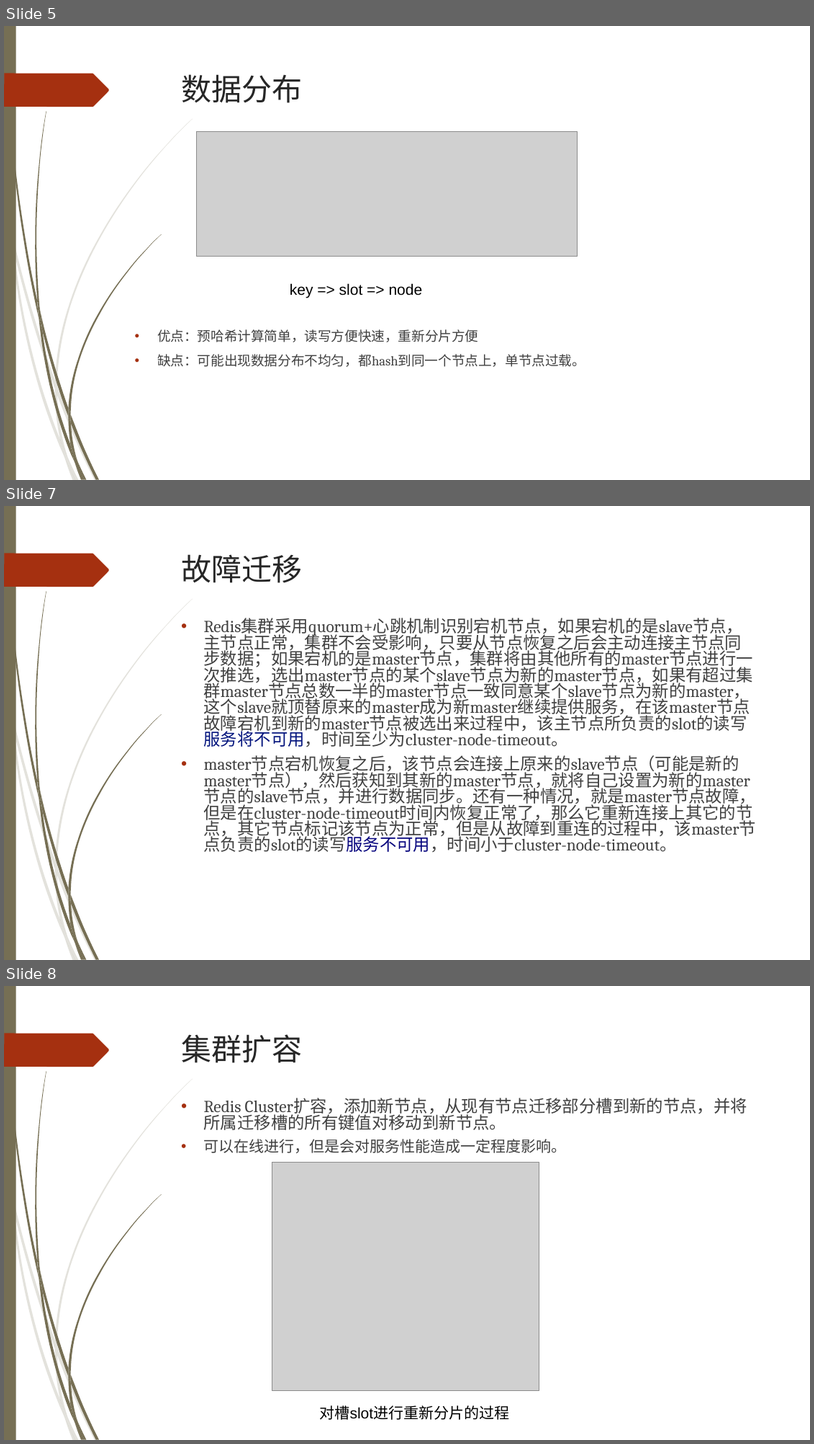
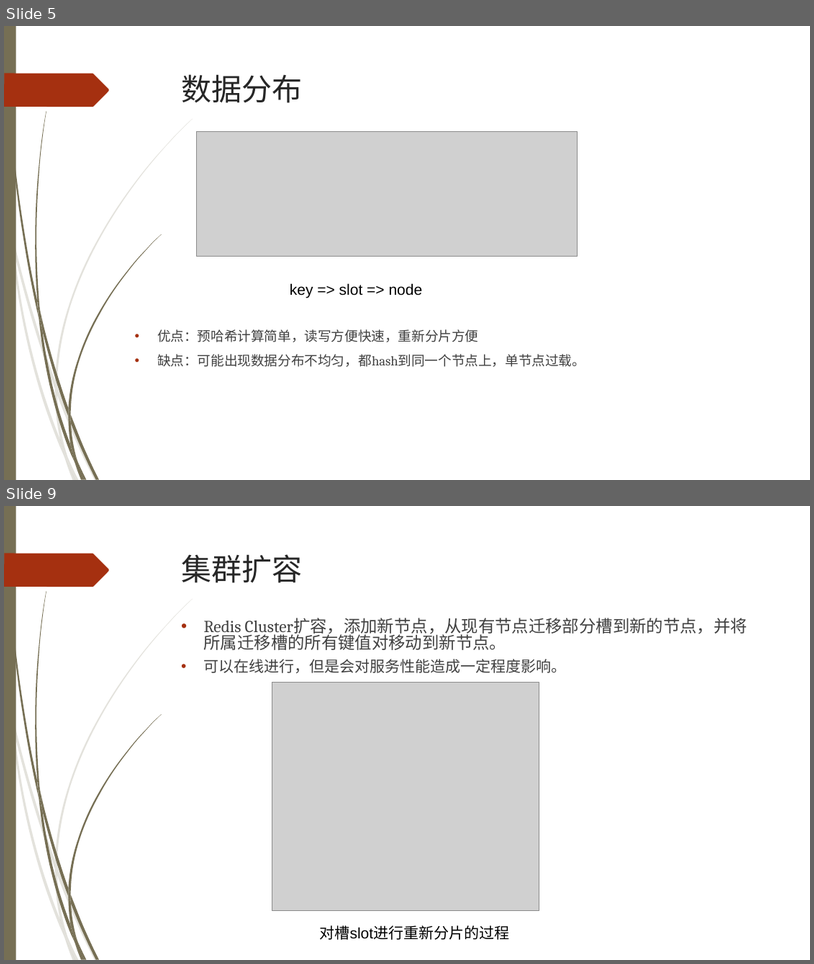
Before and after one commit to Spectrumleeee/Works, a slide deck: document/Redis&Memcache/Redis Cluster.ppt. Shown one above the other, each under a label of ours: slides 5, 7 and 8 before the commit, slides 5 and 9 after it; the slides between them are not shown. The pictures are 814x1444 and 814x964 pixels, drawn with LibreOffice and Linux fonts; fonts in the diff are those of the drawing; grey boxes stand for pictures; background and template pictures are left out. Boxes give left, top, right and bottom in pixels: in the first picture for what was removed or moved away, otherwise in the second. Text is boxed around its words. In the diff, an @@ line names an element or a change of style, - is before the commit and + after.

```diff
--- a/document/Redis&Memcache/Redis Cluster.ppt
+++ b/document/Redis&Memcache/Redis Cluster.ppt
@@ slide 7 removed at box(4, 506, 810, 960), background picture (left out); not listed: 24 template elements that a slide beside it also shows @@
@@ title removed at box(181, 554, 302, 583) @@
-故障迁移
@@ text removed at box(204, 618, 756, 852) @@
-• Redis集群采用quorum+心跳机制识别宕机节点，如果宕机的是slave节点，主节点正常，集群不会受影响，只要从节点恢复之后会主动连接主节点同步数据；如果宕机的是master节点，集群将由其他所有的master节点进行一次推选，选出master节点的某个slave节点为新的master节点，如果有超过集群master节点总数一半的master节点一致同意某个slave节点为新的master，这个slave就顶替原来的master成为新master继续提供服务，在该master节点故障宕机到新的master节点被选出来过程中，该主节点所负责的slot的读写服务将不可用，时间至少为cluster-node-timeout。
-• master节点宕机恢复之后，该节点会连接上原来的slave节点（可能是新的master节点），然后获知到其新的master节点，就将自己设置为新的master节点的slave节点，并进行数据同步。还有一种情况，就是master节点故障，但是在cluster-node-timeout时间内恢复正常了，那么它重新连接上其它的节点，其它节点标记该节点为正常，但是从故障到重连的过程中，该master节点负责的slot的读写服务不可用，时间小于cluster-node-timeout。
@@ what was slide 8 is now slide 9 @@
```
Also in this commit, not shown: 1 slide changed, 2 slides added, 1 other file.
